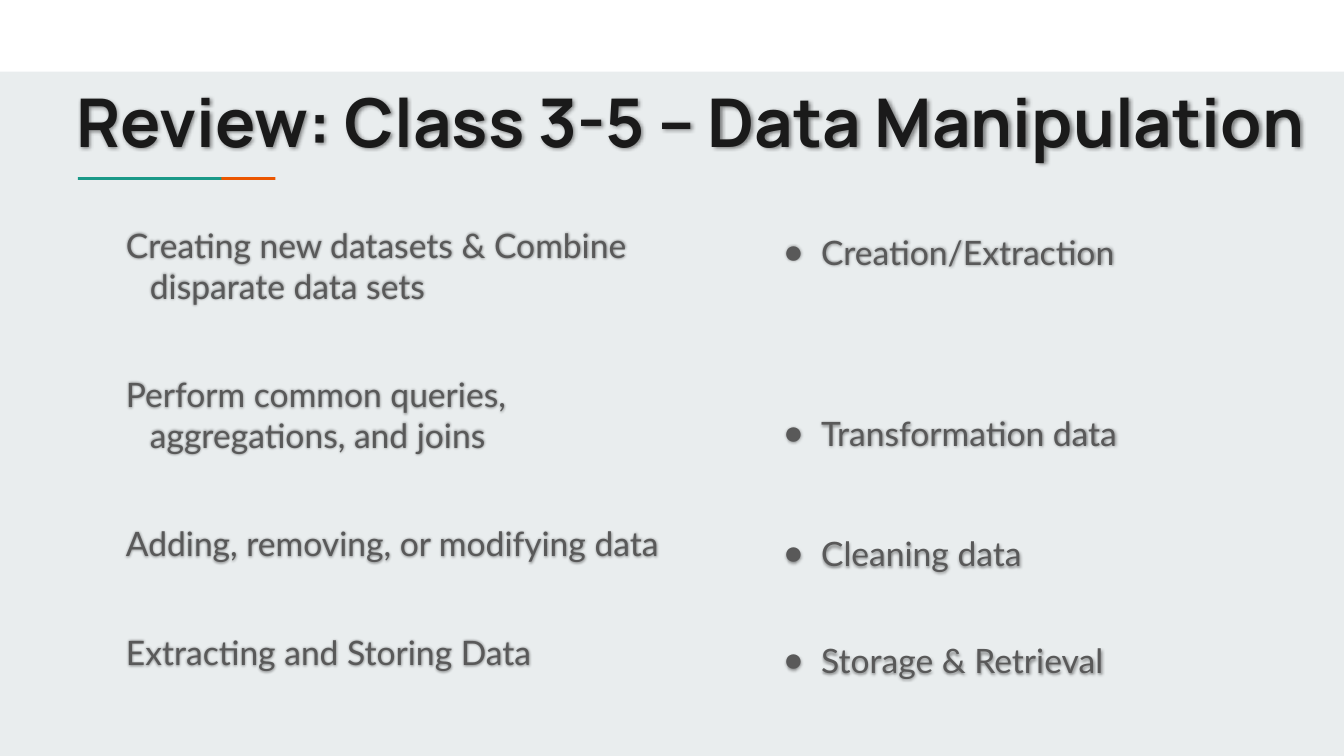
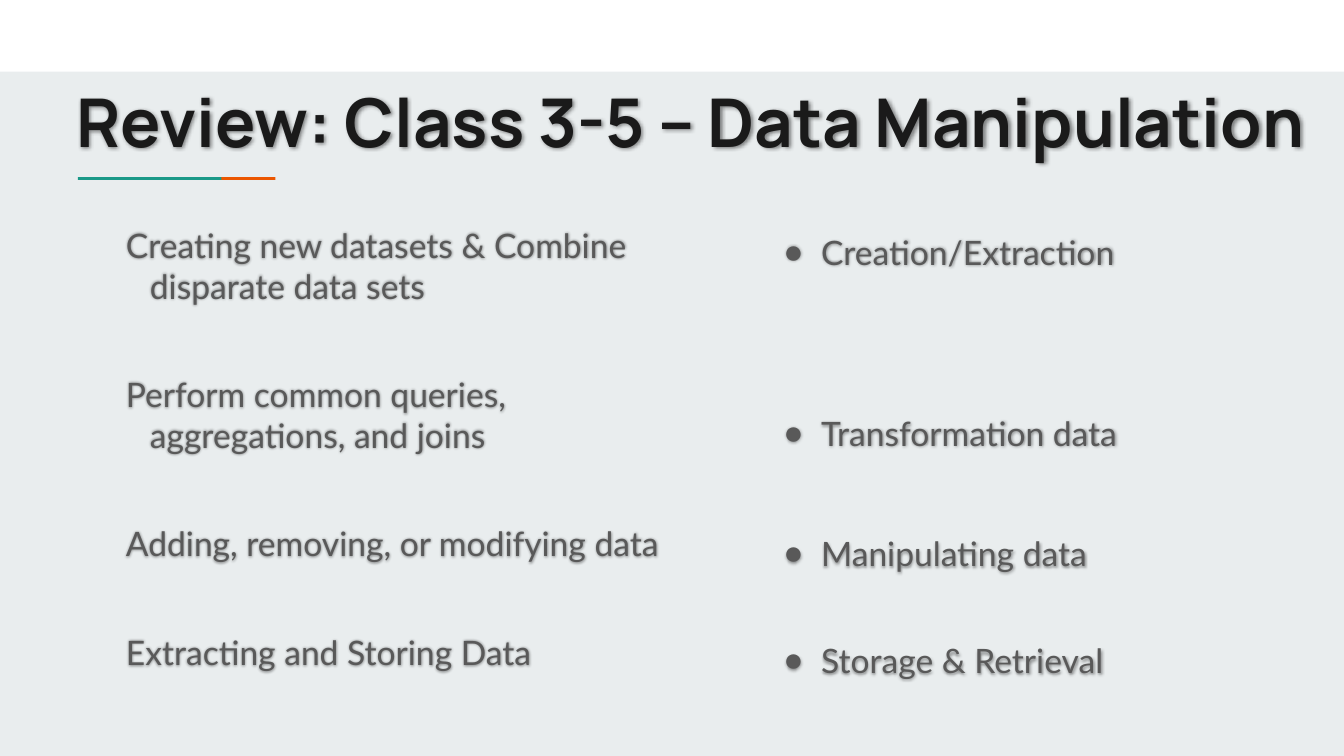
Before and after one commit to jbergmann56/OSDA-DataManipulationAndManagement, a slide deck: slide 2 of Lectures/(6) Database Design - Structuring & Modeling Data.pptx. Drawn at 1344x756 pixels with LibreOffice and Linux fonts; fonts in the diff are those of the drawing. Boxes give left, top, right and bottom in pixels: in the first picture for what was removed or moved away, otherwise in the second. Text is boxed around its words. In the diff, an @@ line names an element or a change of style, - is before the commit and + after.

```diff
--- a/Lectures/(6) Database Design - Structuring & Modeling Data.pptx
+++ b/Lectures/(6) Database Design - Structuring & Modeling Data.pptx
@@ text at box(821, 541, 1087, 573): text changed @@
-● Cleaning data
+● Manipulating data
```
Also in this commit, not shown: 4 other slides changed, 1 slide removed, 4 other files.
